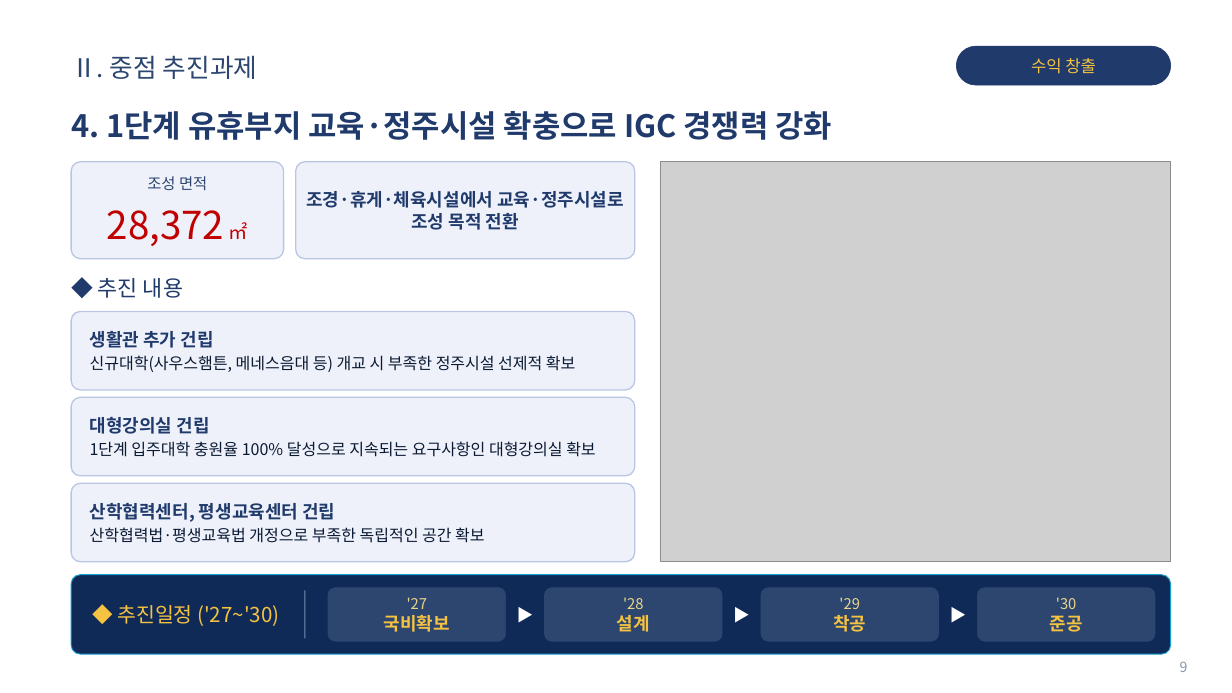
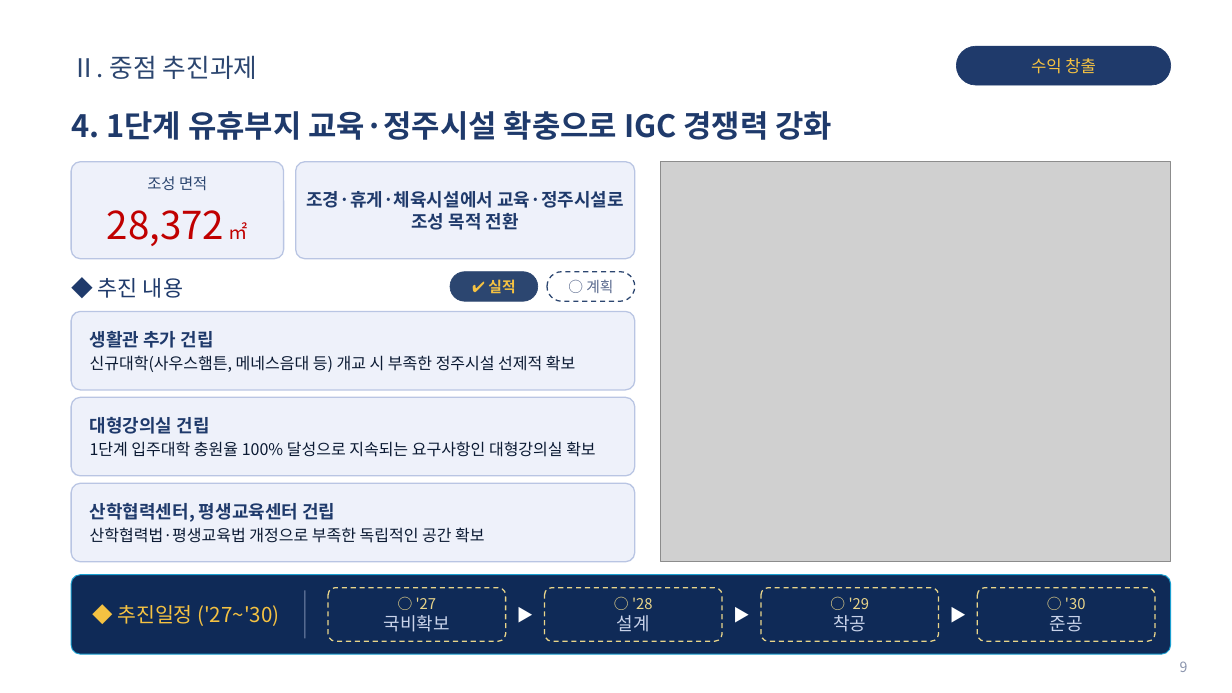
Before and after one commit to teahyunkim70-bot/my-project, a slide deck: slide 9 of Vision2030_Roadmap_발표자료.pptx. Drawn at 1232x693 pixels with LibreOffice and Linux fonts; fonts in the diff are those of the drawing; grey boxes stand for pictures; background and template pictures are left out. Boxes give left, top, right and bottom in pixels: in the first picture for what was removed or moved away, otherwise in the second. Text is boxed around its words. In the diff, an @@ line names an element or a change of style, - is before the commit and + after.

```diff
--- a/Vision2030_Roadmap_발표자료.pptx
+++ b/Vision2030_Roadmap_발표자료.pptx
@@ rounded rectangle added at (450, 272, 538, 301), fill #2C4670, outline #2C4670 0.5 pt @@
@@ text added at (488, 279, 515, 294), 11.5 pt, text #F5C242, bold @@
+✔ 실적
@@ rounded rectangle added at (547, 272, 635, 301), fill #FFFFFF, outline #2C4670 1 pt dashed @@
@@ text added at (586, 280, 613, 293), 11.5 pt, text #5A6A8E @@
+○ 계획
@@ text at (416, 597, 437, 609): text changed @@
-'27
+○ '27
@@ text at (632, 597, 653, 609): text changed @@
-'28
+○ '28
@@ text at (849, 597, 870, 609): text changed @@
-'29
+○ '29
@@ fill #2C4670 to #0F2A57; outline #2C4670 0.5 pt to #E9D58A 1 pt dashed in 4 elements at (328, 588, 506, 641), (544, 588, 722, 641), (761, 588, 938, 641), (978, 588, 1155, 641) @@
@@ text at (1065, 597, 1086, 609): text changed @@
-'30
+○ '30
@@ text at (384, 615, 450, 632): text colour #F5C242 to #C9D3EA, bold off in "국비확보" @@
@@ text at (617, 615, 650, 632): text colour #F5C242 to #C9D3EA, bold off in "설계" @@
@@ text at (833, 615, 866, 632): text colour #F5C242 to #C9D3EA, bold off in "착공" @@
@@ text at (1050, 616, 1083, 632): text colour #F5C242 to #C9D3EA, bold off in "준공" @@
```
Also in this commit, not shown: 7 other slides changed.
